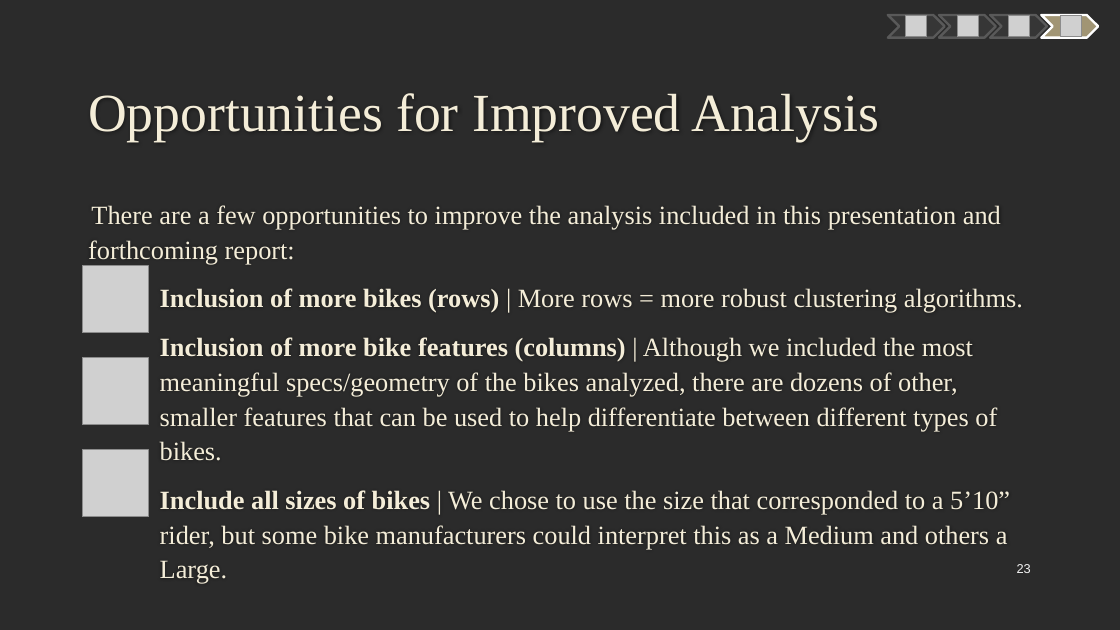
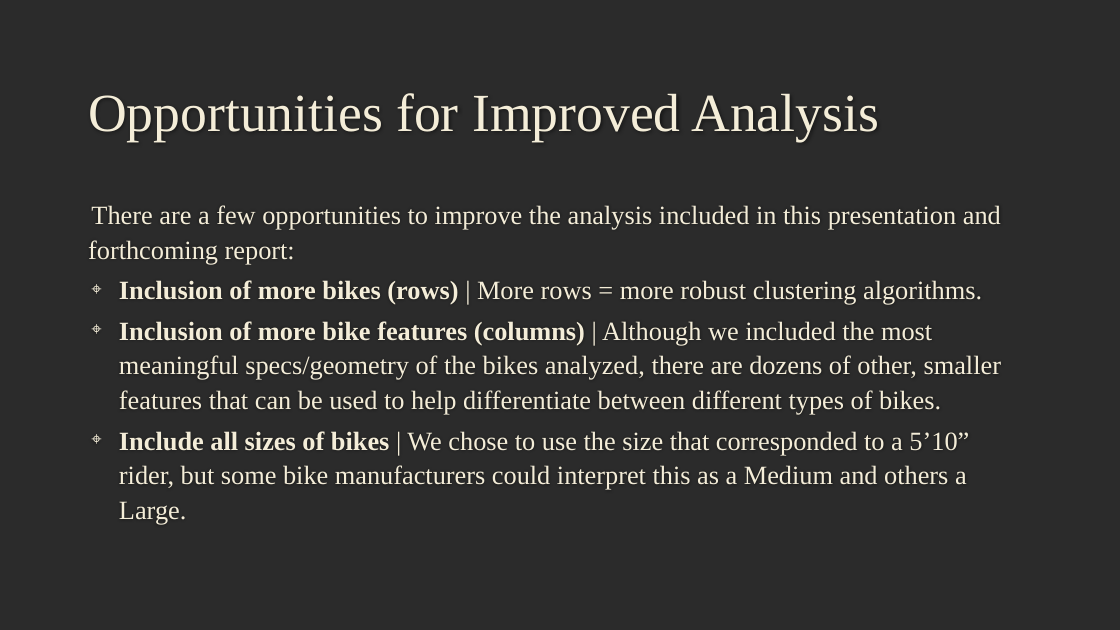
Before and after one commit to mczerwin/MTB-Categorization-Analysis, a slide deck: slide 23 of Reports/MTB Data Analysis Presentation.pptx. Drawn at 1120x630 pixels with LibreOffice and Linux fonts; fonts in the diff are those of the drawing; grey boxes stand for pictures; background and template pictures are left out; a plain dark background stands for a picture behind light text. Boxes give left, top, right and bottom in pixels: in the first picture for what was removed or moved away, otherwise in the second. Text is boxed around its words. In the diff, an @@ line names an element or a change of style, - is before the commit and + after.

```diff
--- a/Reports/MTB Data Analysis Presentation.pptx
+++ b/Reports/MTB Data Analysis Presentation.pptx
@@ freeform shape removed at [888, 15, 945, 38] @@
@@ picture removed at [906, 16, 927, 37] @@
@@ freeform shape removed at [939, 15, 996, 38] @@
@@ picture removed at [958, 16, 979, 37] @@
@@ freeform shape removed at [991, 15, 1048, 38] @@
@@ picture removed at [1009, 16, 1030, 37] @@
@@ freeform shape removed at [1042, 15, 1099, 38] @@
@@ picture removed at [1060, 16, 1081, 37] @@
@@ text "There are a few opportunities ..." at [88, 205, 1001, 525]: less space between paragraphs; bullet none to ⌖; list level 3 to 1 in "Inclusion of more bikes (rows) ..."; list level 3 to 1 in "Inclusion of more bike features ..."; list level 3 to 1 in "Include all sizes of bikes ..." @@
@@ picture removed at [82, 266, 149, 333] @@
@@ picture removed at [82, 358, 149, 424] @@
@@ picture removed at [82, 450, 149, 517] @@
@@ page number removed at [1017, 564, 1031, 573] @@
-23
```
Also in this commit, not shown: 17 other slides changed, 5 slides added, 5 slides removed.
